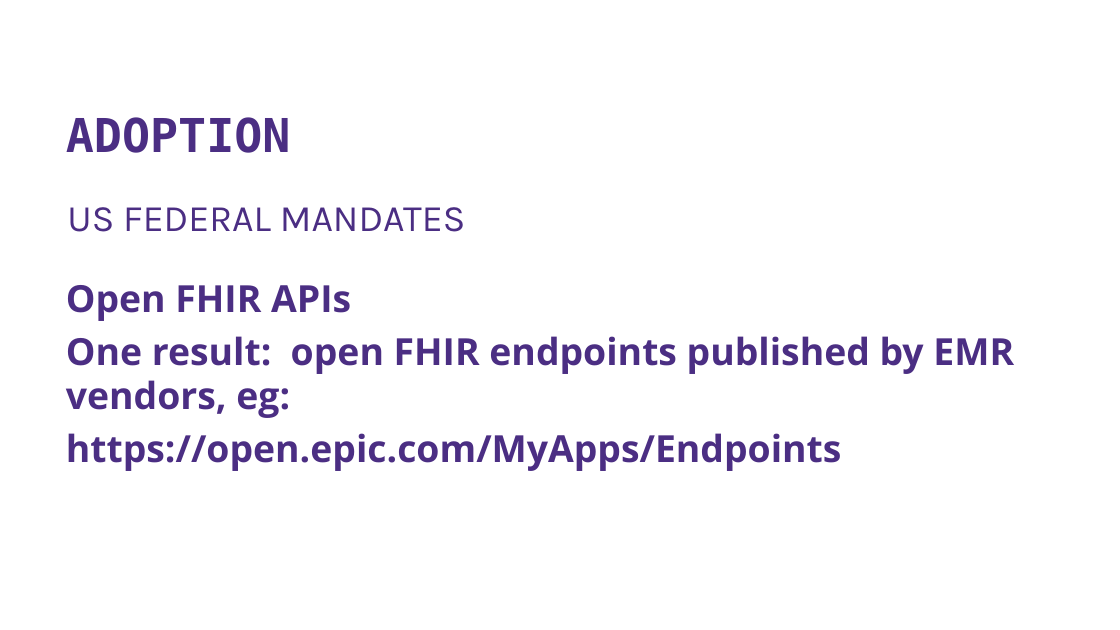
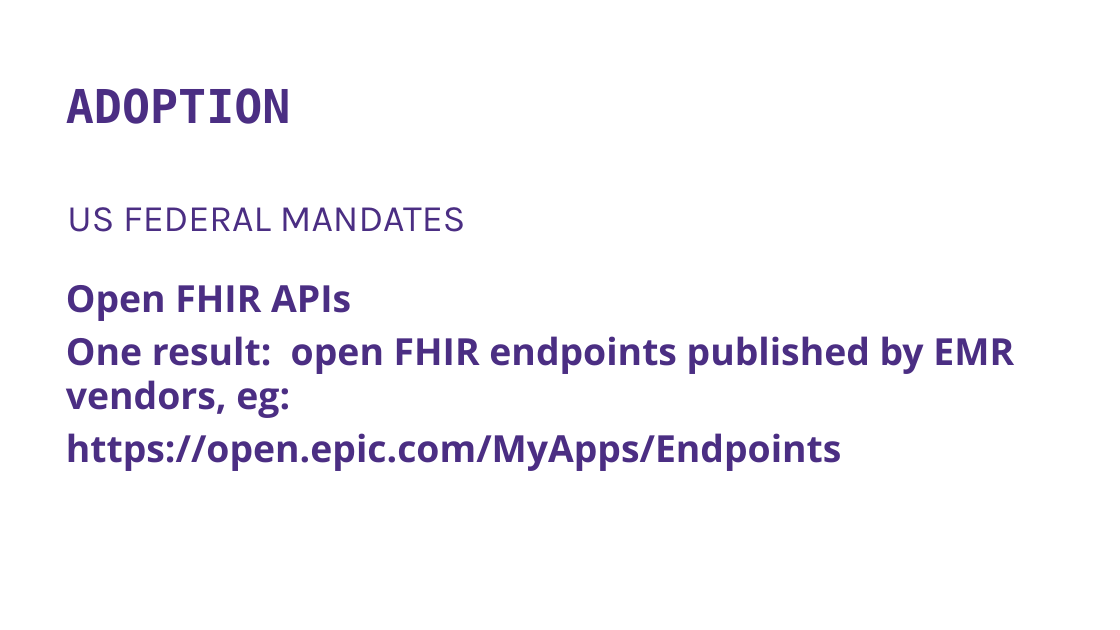
Before and after one commit to mcjustin/fhir-wadoh-talk-2022, a slide deck: slide 18 of McReynolds.fhir.for.wa.doh.2022.pptx (slide 17 before the commit). Drawn at 1120x630 pixels with LibreOffice and Linux fonts; fonts in the diff are those of the drawing; background and template pictures are left out. Boxes give left, top, right and bottom in pixels: in the first picture for what was removed or moved away, otherwise in the second. Text is boxed around its words. In the diff, an @@ line names an element or a change of style, - is before the commit and + after.

```diff
--- a/McReynolds.fhir.for.wa.doh.2022.pptx
+++ b/McReynolds.fhir.for.wa.doh.2022.pptx
@@ title "ADOPTION": place and size @@
-title "ADOPTION" at [66,117,291,153]
+title "ADOPTION" at [66,88,291,124]
```
Also in this commit, not shown: 13 other slides changed, 2 slides added.
